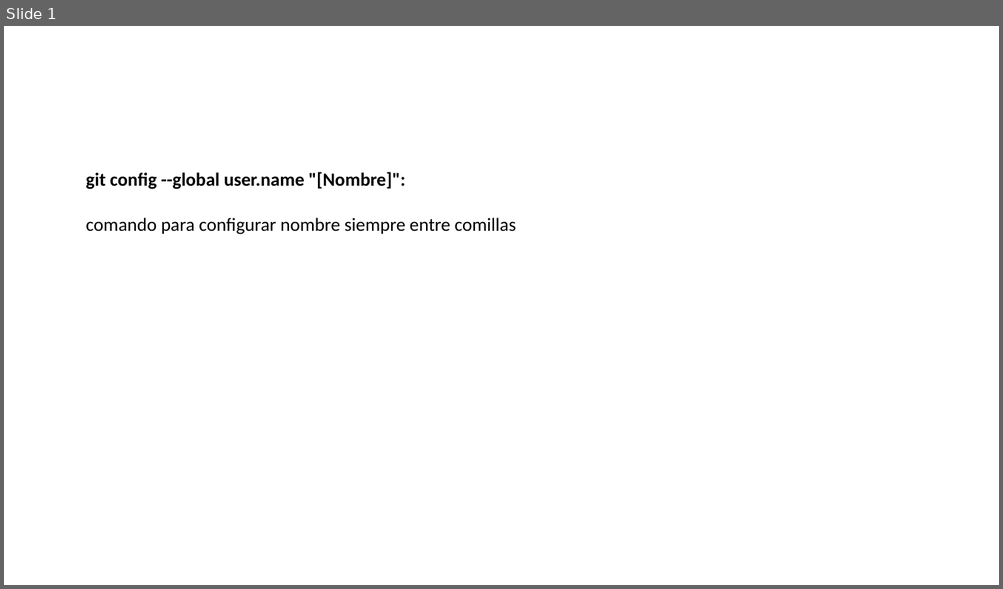
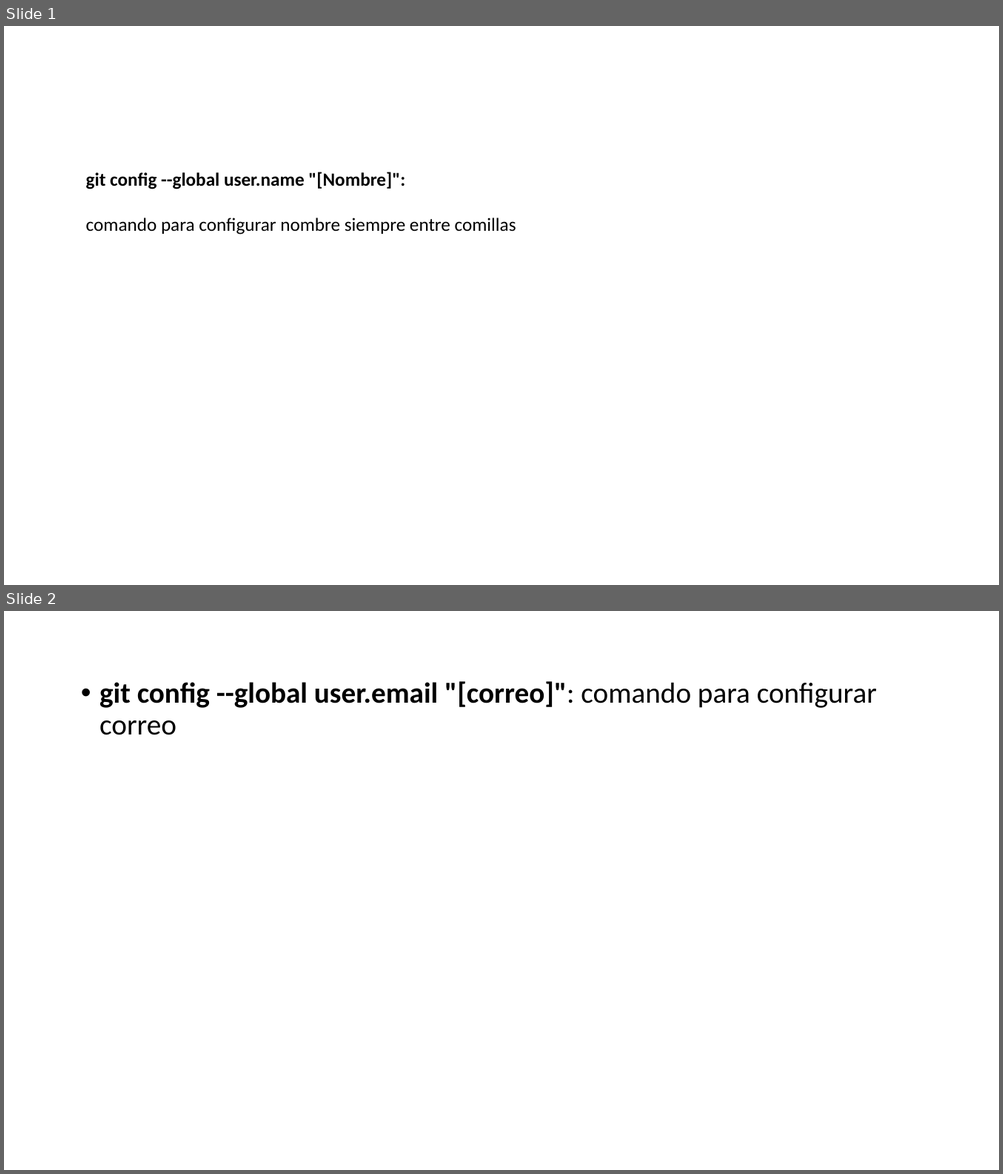
Before and after one commit to Renhg/versiones, a slide deck: v1.pptx. Shown one above the other, each under a label of ours: slide 1 before the commit, slides 1 and 2 after it. The pictures are 1003x589 and 1003x1174 pixels, drawn with LibreOffice and Linux fonts; fonts in the diff are those of the drawing. Boxes give left, top, right and bottom in pixels: in the first picture for what was removed or moved away, otherwise in the second. Text is boxed around its words. In the diff, an @@ line names an element or a change of style, - is before the commit and + after.

Commit message:
version 2

```diff
--- a/v1.pptx
+++ b/v1.pptx
@@ slide 2 added at bbox=[4, 611, 999, 1170], background #FFFFFF @@
@@ text added at bbox=[99, 681, 876, 735], 28 pt, text #000000, bold @@
+• git config --global user.email "[correo]": comando para configurar correo
```
